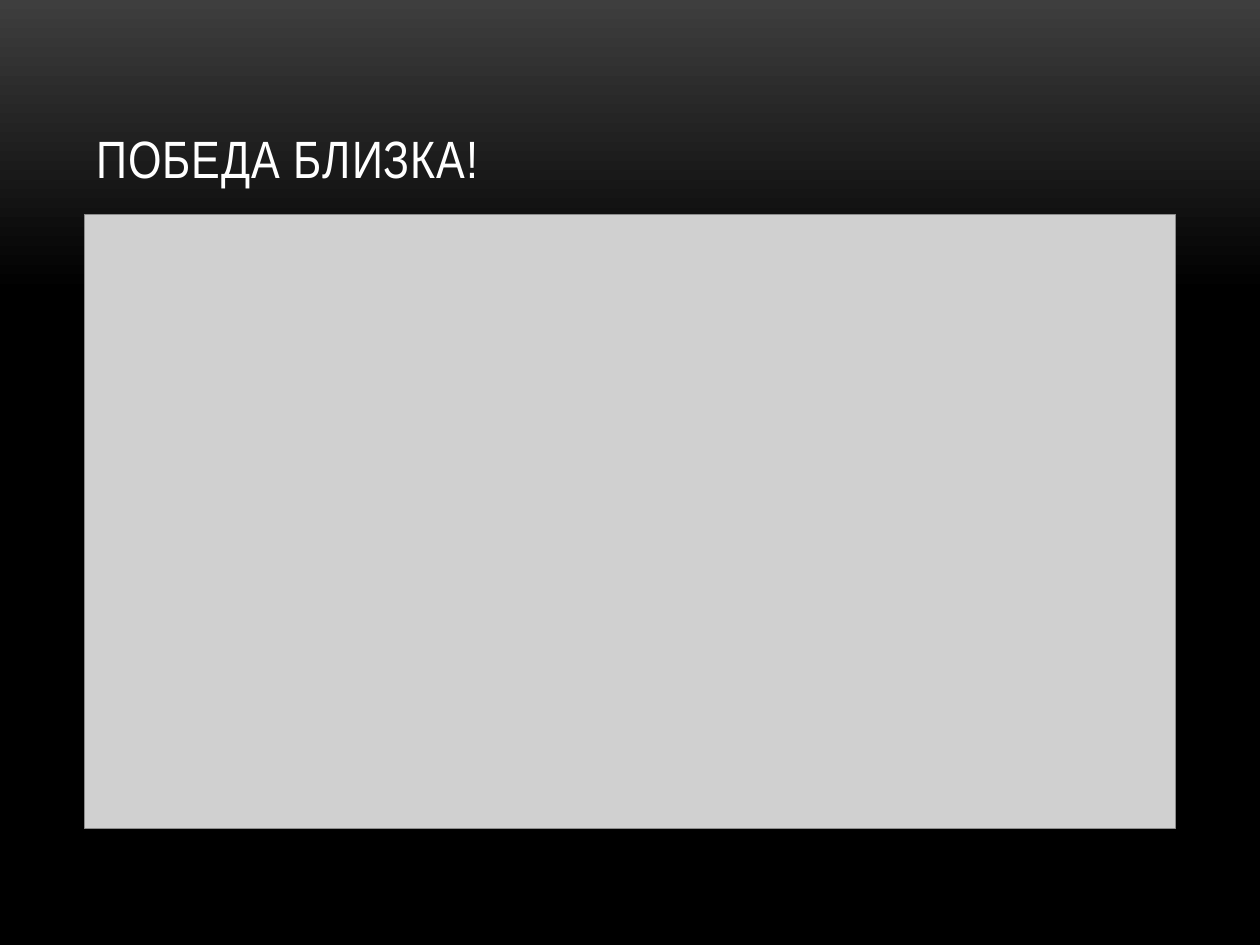
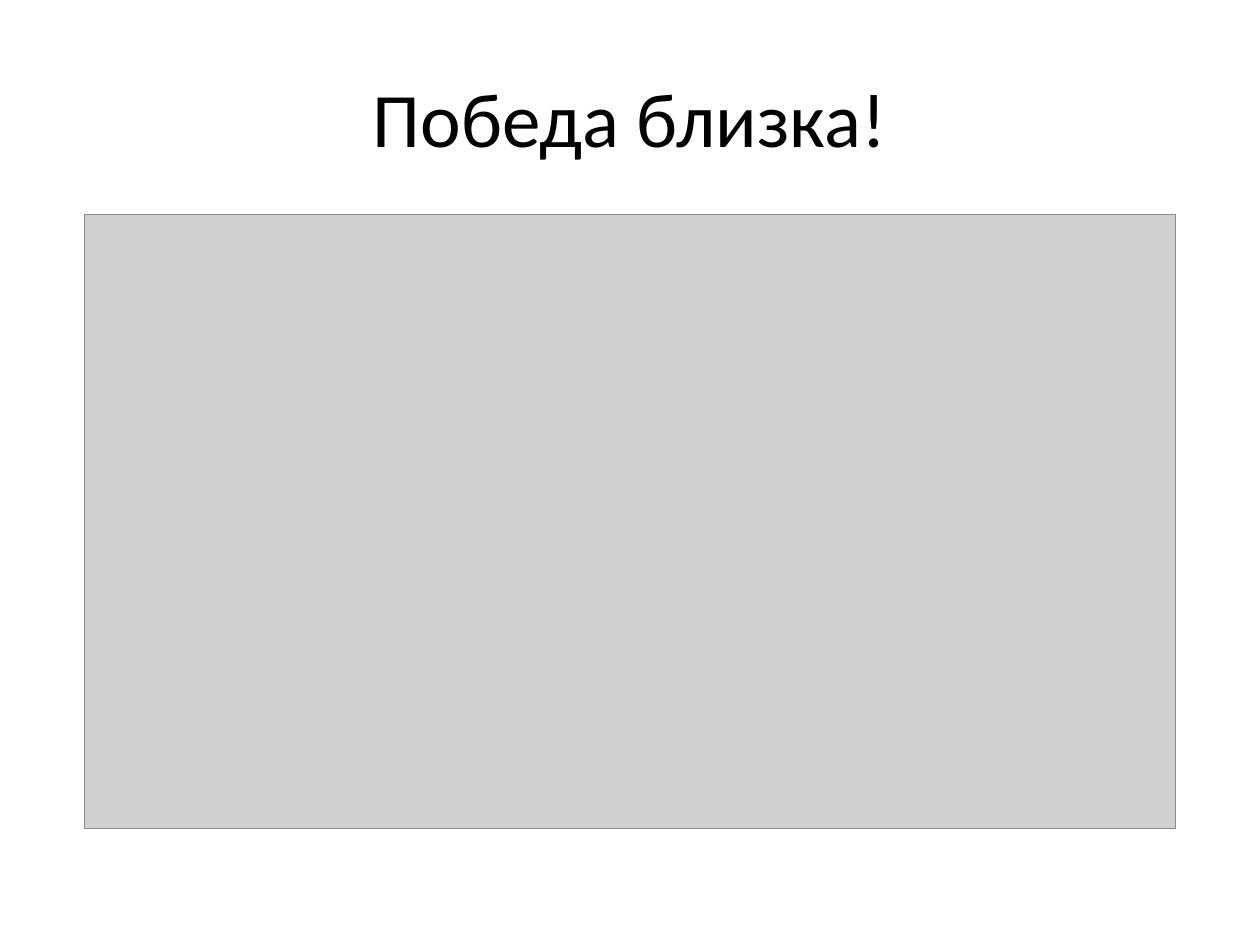
Before and after one commit to Alex-50/Arsentiev-Razukhin, a slide deck: slide 5 of Презентация.pptx (slide 8 before the commit). Drawn at 1260x945 pixels with LibreOffice and Linux fonts; fonts in the diff are those of the drawing; grey boxes stand for pictures; background and template pictures are left out. Boxes give left, top, right and bottom in pixels: in the first picture for what was removed or moved away, otherwise in the second. Text is boxed around its words. In the diff, an @@ line names an element or a change of style, - is before the commit and + after.

```diff
--- a/Презентация.pptx
+++ b/Презентация.pptx
@@ background picture (left out) to #FFFFFF @@
@@ title "Победа близка!" at [373,94,887,160]: vertical alignment bottom to middle @@
@@ title at [373,94,887,160]: text changed; size 30 to 44 pt; font Arial Narrow to Calibri; text colour #FFFFFF to #000000 @@
-ПОБЕДА БЛИЗКА!
+Победа близка!
```
Also in this commit, not shown: 7 other slides changed, 3 slides removed.
